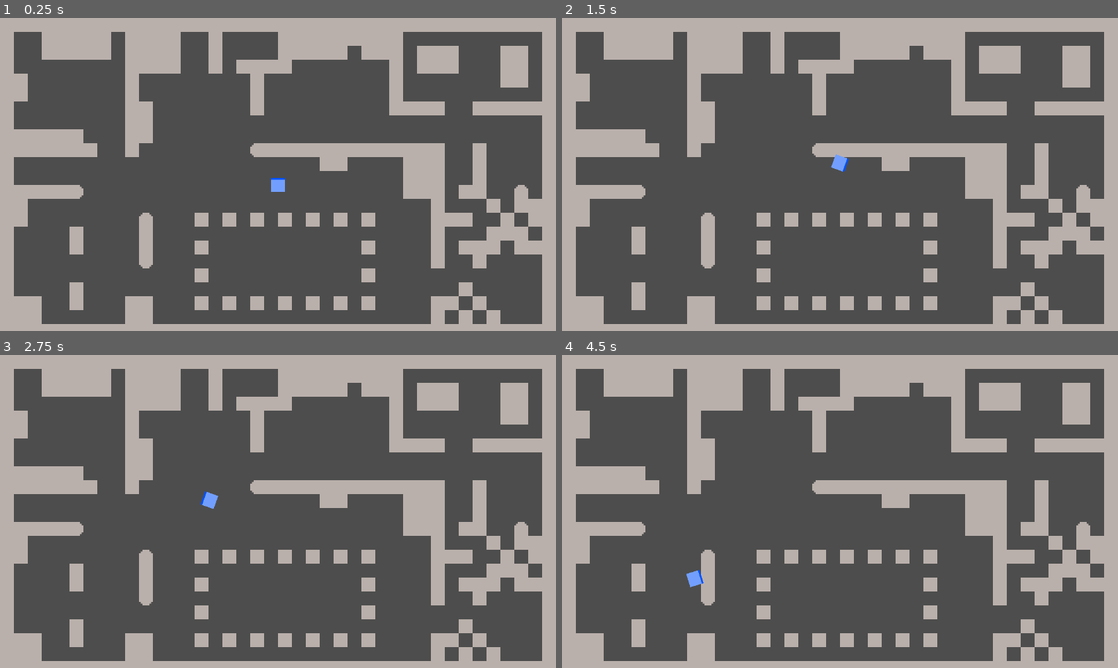
Above: before the commit, frames 1-4 (two rows, left to right).
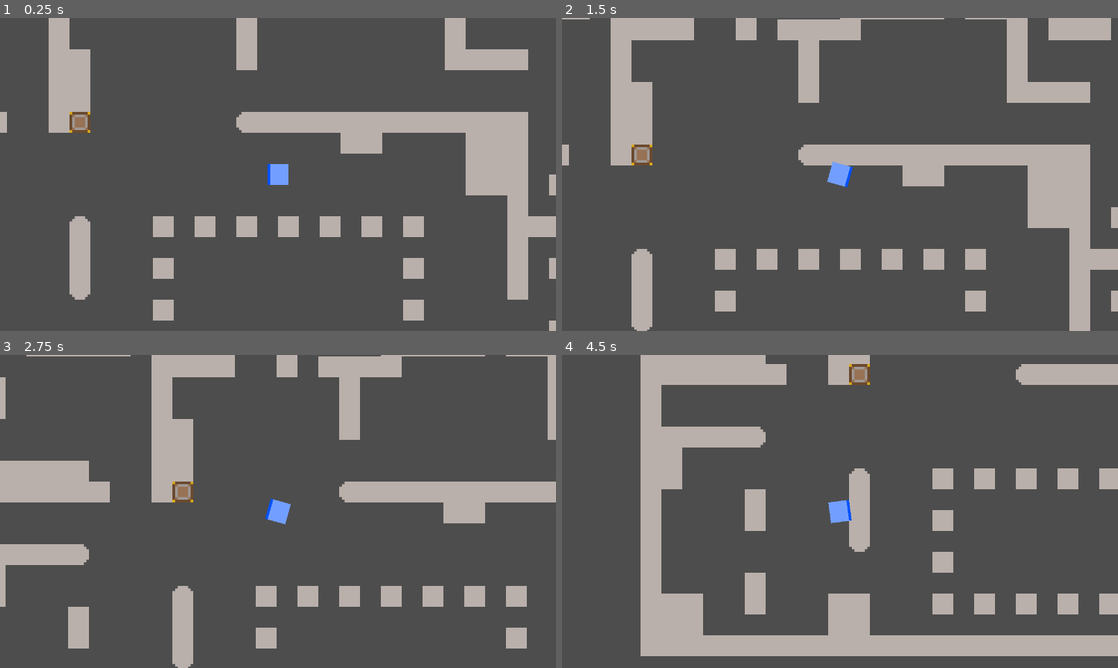
Above: after the commit, the same moments.

Repository: joakimolofsson/loot
Game: Godot game, scene res://scenes/level/level.tscn
Two runs of this game, one before a commit and one after it. Both use one fixed random seed, a clock stepped at 60 frames per second and the inputs below.
Inputs (mouse positions are in pixels of both pictures, inside the frame that each line leads up to):
- Up to frame 1 (0.25 s): no input
- Up to frame 2 (1.5 s): tap Enter at 0.5 s; move the mouse to (812, 237) at 0.52 s; hold W (walk_up) from 0.53 s (still down); tap Space at 1.25 s; move the mouse to (1006, 221) at 1.27 s
- Up to frame 3 (2.75 s): tap Enter at 2 s; move the mouse to (111, 464) at 2.02 s; release W (walk_up) at 2.03 s; hold A (walk_left) from 2.03 s (still down)
- Up to frame 4 (4.5 s): move the mouse to (867, 511) at 2.77 s; move the mouse to (756, 433) at 3.52 s; release A (walk_left) at 3.53 s; hold S (walk_down) 3.53-4.28 s; move the mouse to (962, 495) at 4.27 s; hold D (walk_right) from 4.28 s (still down)

The runs differ from the first frame. In frame 1, 41% of the frame differs, in the area x 0-100%, y 0-100%; in frame 2, 36%; in frame 3, 35%; in frame 4, 42%.

Commit message:
feat: add box and basic functionality

Diff:
--- a/project.godot
+++ b/project.godot
@@ -49,7 +49,8 @@
 [layer_names]
 
 2d_physics/layer_1="Player"
-2d_physics/layer_2="Walls"
+2d_physics/layer_2="Wall"
+2d_physics/layer_3="Box"
 
 [physics]
 
--- /dev/null
+++ b/scenes/box/box.gd
@@ -0,0 +1,35 @@
+extends StaticBody2D
+
+
+var player_near = false
+@onready var sprite = $Sprite2D
+@onready var area = $Area2D
+
+
+# Called when the node enters the scene tree for the first time.
+func _ready() -> void:
+	area.body_entered.connect(_on_body_entered)
+	area.body_exited.connect(_on_body_exited)
+
+
+# Called every frame. 'delta' is the elapsed time since the previous frame.
+func _process(_delta: float) -> void:
+	pass
+
+
+func _on_body_entered(body) -> void:
+	if body.name == "Player" and player_near == false:
+		player_near = true
+
+		var tween = create_tween()
+		tween.tween_property(sprite, "modulate", Color(1.5, 1.5, 1.5), 0.1)
+
+		print("hej")
+
+
+func _on_body_exited(body) -> void:
+	if body.name == "Player" and player_near == true:
+		player_near = false
+
+		var tween = create_tween()
+		tween.tween_property(sprite, "modulate", Color(1, 1, 1), 0.1)
--- /dev/null
+++ b/scenes/box/box.tscn
@@ -0,0 +1,24 @@
+[gd_scene format=3 uid="uid://blr7gsdbm215e"]
+
+[ext_resource type="Texture2D" uid="uid://ltoc681f1thu" path="res://assets/box.png" id="1_dry3k"]
+[ext_resource type="Script" uid="uid://bc3l0qmws8gay" path="res://scenes/box/box.gd" id="1_vf6jd"]
+
+[sub_resource type="RectangleShape2D" id="RectangleShape2D_dry3k"]
+size = Vector2(8, 8)
+
+[sub_resource type="CircleShape2D" id="CircleShape2D_dry3k"]
+
+[node name="Box" type="StaticBody2D" unique_id=354698184]
+collision_layer = 4
+script = ExtResource("1_vf6jd")
+
+[node name="Sprite2D" type="Sprite2D" parent="." unique_id=97911780]
+texture = ExtResource("1_dry3k")
+
+[node name="CollisionShape2D" type="CollisionShape2D" parent="." unique_id=1582698714]
+shape = SubResource("RectangleShape2D_dry3k")
+
+[node name="Area2D" type="Area2D" parent="." unique_id=751528033]
+
+[node name="CollisionShape2D" type="CollisionShape2D" parent="Area2D" unique_id=1372290537]
+shape = SubResource("CircleShape2D_dry3k")
--- a/scenes/level/level.tscn
+++ b/scenes/level/level.tscn
@@ -3,6 +3,7 @@
 [ext_resource type="Script" uid="uid://cd6l5sh008i0t" path="res://scenes/level/level.gd" id="1_h3e3j"]
 [ext_resource type="PackedScene" uid="uid://dg2u25jcohfvc" path="res://scenes/player/player.tscn" id="2_nbgty"]
 [ext_resource type="Texture2D" uid="uid://0jc8vgnk5k57" path="res://assets/tiles.png" id="3_qkmgm"]
+[ext_resource type="PackedScene" uid="uid://blr7gsdbm215e" path="res://scenes/box/box.tscn" id="4_qkmgm"]
 
 [sub_resource type="TileSetAtlasSource" id="TileSetAtlasSource_hnne4"]
 texture = ExtResource("3_qkmgm")
@@ -35,5 +36,11 @@
 tile_map_data = PackedByteArray("AAAAAAAAAQABAAEAAAAAAAEAAQABAAEAAAAAAAIAAQABAAEAAAAAAAMAAQABAAEAAAAAAAQAAQABAAEAAAAAAA …(4992 unchanged characters)…
 tile_set = SubResource("TileSet_qkmgm")
 
+[node name="Box" parent="." unique_id=354698184 instance=ExtResource("4_qkmgm")]
+position = Vector2(84, 76)
+
 [node name="Player" parent="." unique_id=2098680463 instance=ExtResource("2_nbgty")]
 position = Vector2(160, 96)
+
+[node name="Camera2D" type="Camera2D" parent="Player" unique_id=1564007383]
+zoom = Vector2(1.5, 1.5)
--- a/scenes/player/player.tscn
+++ b/scenes/player/player.tscn
@@ -7,7 +7,7 @@
 radius = 3.5
 
 [node name="Player" type="CharacterBody2D" unique_id=2098680463]
-collision_mask = 2
+collision_mask = 6
 script = ExtResource("1_dovo2")
 
 [node name="Sprite2D" type="Sprite2D" parent="." unique_id=310782242]
Binary file added: assets/box.png
Not shown, added: assets/box.png.import
Not shown, added: scenes/box/box.gd.uid
